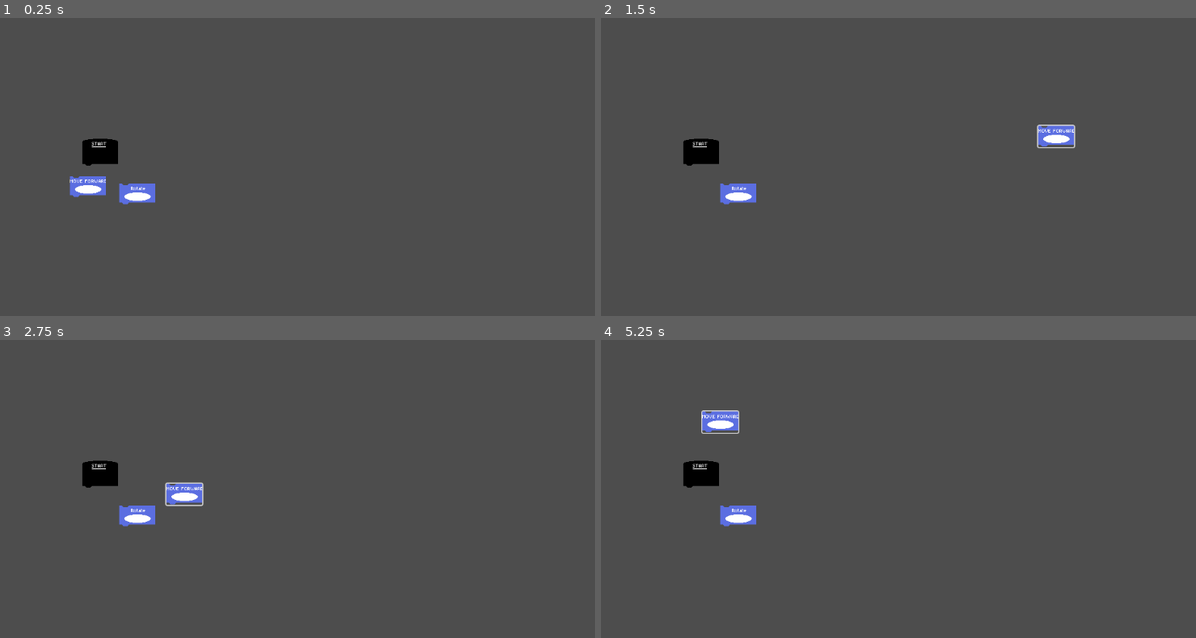
Above: before the commit, frames 1-4 (two rows, left to right).
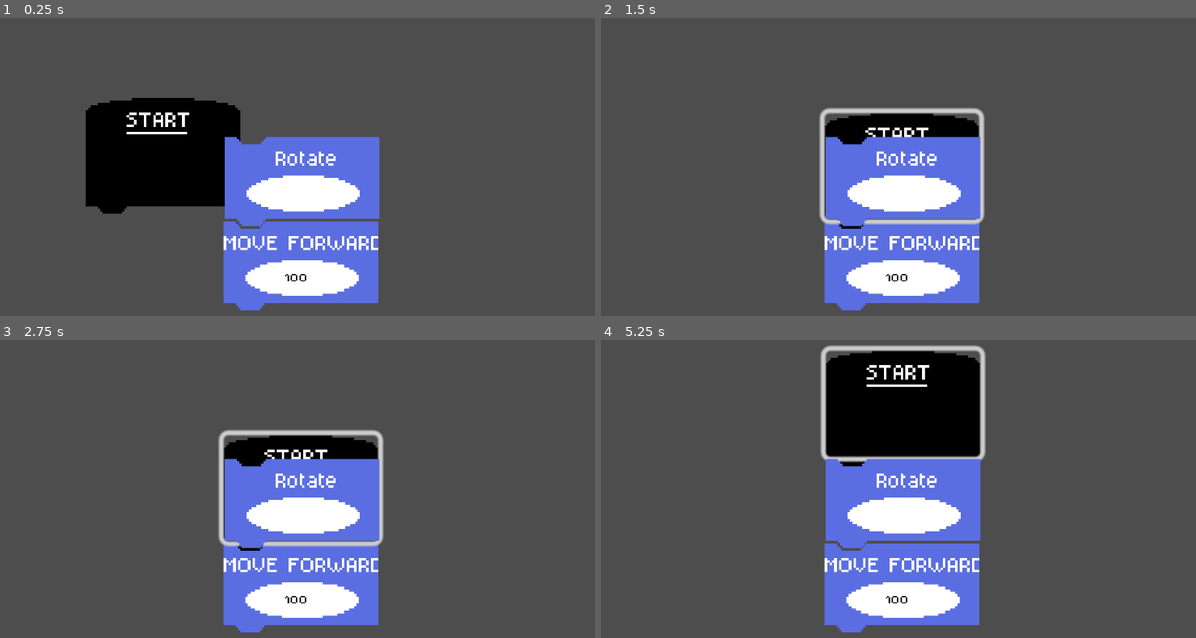
Above: after the commit, the same moments.

Repository: lostlp09/SIgnnalpuzzlegame
Game: Godot game, scene res://node_2d.tscn
The game is run twice, just before and just after one commit, with the same random seed, the same clock (stepped at 60 frames per second) and the same inputs.
Inputs (mouse positions are in pixels of both pictures, inside the frame that each line leads up to):
- Up to frame 1 (0.25 s): no input
- Up to frame 2 (1.5 s): click (690, 187) at 0.52 s; tap Enter at 1.25 s; move the mouse to (1059, 134) at 1.27 s; hold Right from 1.28 s (still down); tap Alt at 1.35 s
- Up to frame 3 (2.75 s): tap Space at 2 s; move the mouse to (184, 491) at 2.02 s; release Right at 2.03 s; hold Down from 2.03 s (still down); tap Shift at 2.1 s
- Up to frame 4 (5.25 s): tap Enter at 2.75, 4.25 s; move the mouse to (981, 396) at 2.77 s; release Down at 2.78 s; hold Right 2.78-3.53 s; tap Alt at 2.85, 4.35 s; tap Space at 3.5, 5 s; move the mouse to (880, 548) at 3.52 s; hold Up 3.53-4.28 s; tap Shift at 3.6, 5.1 s; move the mouse to (1106, 530) at 4.27 s; hold Left from 4.28 s (still down); move the mouse to (720, 420) at 5.02 s

The runs differ from the first frame. In frame 1, 23% of the frame differs, in the area x 11-64%, y 26-99%; in frame 2, 19%; in frame 3, 19%; in frame 4, 26%, in the area x 13-65%, y 1-99%.

Commit message:
you can move the objects now and you can connect them (still beta ) but i need to focus on how im going to run this

Diff:
--- a/new-game-project/node_2d.tscn
+++ b/new-game-project/node_2d.tscn
@@ -1,14 +1,22 @@
-[gd_scene load_steps=5 format=3 uid="uid://dyqljflr220j3"]
+[gd_scene load_steps=8 format=3 uid="uid://dyqljflr220j3"]
 
 [ext_resource type="Texture2D" uid="uid://ce067qio0jifs" path="res://move.png" id="1_0hol4"]
 [ext_resource type="Texture2D" uid="uid://df6cksblualhb" path="res://STARTblock.png" id="2_q6r6c"]
 [ext_resource type="Script" uid="uid://dv1jyuvf0su4q" path="res://star_tblock.gd" id="3_kdubu"]
+[ext_resource type="FontFile" uid="uid://qm60bnc47k4o" path="res://PixelifySans-VariableFont_wght.ttf" id="3_q6r6c"]
 [ext_resource type="Texture2D" uid="uid://bvy3yswkegu0u" path="res://Rotateblock.png" id="4_d21ai"]
 
+[sub_resource type="RectangleShape2D" id="RectangleShape2D_q6r6c"]
+size = Vector2(20, 246)
+
+[sub_resource type="StyleBoxEmpty" id="StyleBoxEmpty_kdubu"]
+
 [node name="Node2D" type="Node2D"]
+metadata/_edit_vertical_guides_ = [128.0]
 
 [node name="Move" type="Sprite2D" parent="."]
-position = Vector2(174, 382)
+position = Vector2(554, 519)
+scale = Vector2(4.305, 4.305)
 texture = ExtResource("1_0hol4")
 script = ExtResource("3_kdubu")
 
@@ -18,9 +26,37 @@
 offset_right = 32.0
 offset_bottom = 21.0
 flat = true
+metadata/_edit_use_anchors_ = true
 
-[node name="StarTblock" type="Sprite2D" parent="."]
-position = Vector2(196, 326)
+[node name="Area2D" type="Area2D" parent="Move"]
+position = Vector2(-0.464576, -32.5203)
+scale = Vector2(4.104, 0.238)
+
+[node name="CollisionShape2D" type="CollisionShape2D" parent="Move/Area2D"]
+position = Vector2(0, 133)
+shape = SubResource("RectangleShape2D_q6r6c")
+
+[node name="TextEdit" type="TextEdit" parent="Move"]
+anchors_preset = -1
+anchor_top = 0.1875
+anchor_bottom = 0.1875
+offset_left = -7.43322
+offset_top = -9.21254
+offset_right = 103.777
+offset_bottom = 47.7875
+scale = Vector2(0.232997, 0.173329)
+theme_override_colors/background_color = Color(1, 1, 1, 0)
+theme_override_colors/font_color = Color(0, 0, 0, 1)
+theme_override_fonts/font = ExtResource("3_q6r6c")
+theme_override_font_sizes/font_size = 26
+theme_override_styles/normal = SubResource("StyleBoxEmpty_kdubu")
+text = "100"
+scroll_v_scroll_speed = 9.435
+metadata/_edit_use_anchors_ = true
+
+[node name="StarTblock" type="Sprite2D" parent="." groups=["Startblock"]]
+position = Vector2(308, 346)
+scale = Vector2(4.305, 4.305)
 texture = ExtResource("2_q6r6c")
 script = ExtResource("3_kdubu")
 
@@ -31,14 +67,33 @@
 offset_bottom = 16.0
 flat = true
 
+[node name="Area2D" type="Area2D" parent="StarTblock"]
+position = Vector2(5.06639e-07, -36.2369)
+scale = Vector2(4.104, 0.238)
+
+[node name="CollisionShape2D" type="CollisionShape2D" parent="StarTblock/Area2D"]
+position = Vector2(0, 133)
+shape = SubResource("RectangleShape2D_q6r6c")
+
+[node name="all children" type="Node" parent="StarTblock"]
+
 [node name="Rotateblock" type="Sprite2D" parent="."]
-position = Vector2(262, 395)
+position = Vector2(556, 368)
+scale = Vector2(4.305, 4.305)
 texture = ExtResource("4_d21ai")
 script = ExtResource("3_kdubu")
 
 [node name="Button" type="Button" parent="Rotateblock"]
-offset_left = -32.0
-offset_top = -20.0
-offset_right = 32.0
-offset_bottom = 24.0
+offset_left = -32.288
+offset_top = -19.7445
+offset_right = 31.712
+offset_bottom = 24.2555
 flat = true
+
+[node name="Area2D" type="Area2D" parent="Rotateblock"]
+position = Vector2(-0.464576, -32.5203)
+scale = Vector2(4.104, 0.238)
+
+[node name="CollisionShape2D" type="CollisionShape2D" parent="Rotateblock/Area2D"]
+position = Vector2(0, 133)
+shape = SubResource("RectangleShape2D_q6r6c")
--- a/new-game-project/project.godot
+++ b/new-game-project/project.godot
@@ -19,6 +19,10 @@
 
 enabled=PackedStringArray("res://addons/godot_super-wakatime/plugin.cfg")
 
+[gui]
+
+theme/default_font_multichannel_signed_distance_field=true
+
 [rendering]
 
 textures/canvas_textures/default_texture_filter=0
--- a/new-game-project/star_tblock.gd
+++ b/new-game-project/star_tblock.gd
@@ -1,20 +1,56 @@
 extends Sprite2D
+@onready var parent = $".."
 
-@onready var button1 = $Button
+@onready var button1 = null
+@onready var area = null
 var mousepressed = false
-
 func _ready() -> void:
+	button1 = self.get_child(0)
+	area = self.get_child(1)
 	button1.button_down.connect(pressed)
 	button1.button_up.connect(unpressed)
-
-
-# Called every frame. 'delta' is the elapsed time since the previous frame.
 func _process(delta: float) -> void:
 	if mousepressed == true:
 		self.position = get_global_mouse_position()
-
-
 func pressed()->void:
 	mousepressed = true
 func unpressed()->void:
+	if area.has_overlapping_areas():
+		var otherareas = area.get_overlapping_areas()
+
+		var isoriginalareahigher = größerkleiner(area.get_parent(),otherareas[0].get_parent())
+
+		if isoriginalareahigher ==true:
+
+			if not self.is_in_group("Startblock"):
+				var gounderposition = otherareas[0].get_parent().position+  Vector2(0,146)
+				var allowed = true
+
+				for i in parent.get_children():
+					if i.position == gounderposition:
+						allowed = false
+						break
+
+				if allowed :
+					self.position = gounderposition
+		else:
+			print("top")
+			var goupposition = otherareas[0].get_parent().position - Vector2(0,146)
+			if not  otherareas[0].get_parent().is_in_group("Startblock"):
+				var allowed = true
+				for i in parent.get_children():
+					if i.position == goupposition:
+						allowed = false
+						break
+						pass
+				if allowed:
+					self.position = goupposition
+
+
+
+
 	mousepressed = false
+func größerkleiner(a,b)->bool:
+	print(a.position.y,b.position.y)
+
+	return a.position.y > b.position.y  #true
Binary file added: new-game-project/PixelifySans-VariableFont_wght.ttf
Not shown, added: new-game-project/PixelifySans-VariableFont_wght.ttf.import
